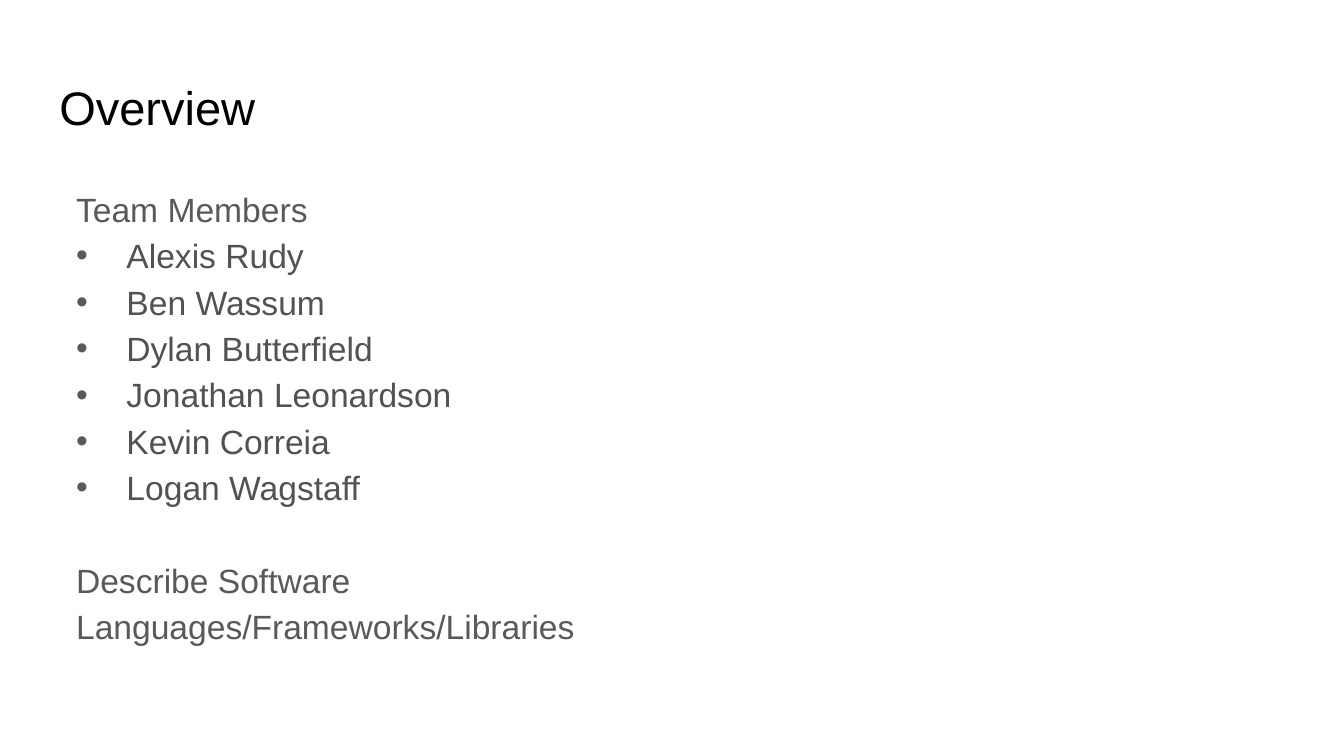
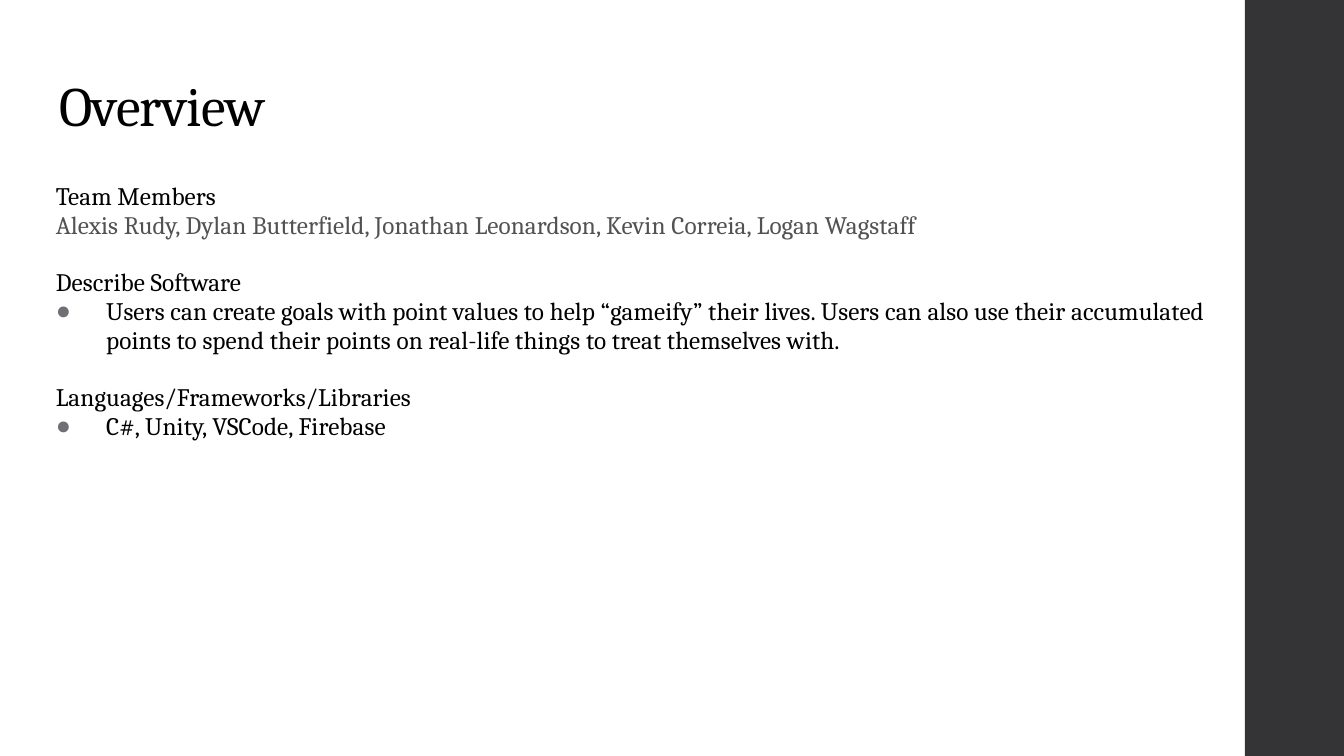
Before and after one commit to dbout01/cse310, a slide deck: slide 2 of course-conclusion/team_demo.pptx. Drawn at 1344x756 pixels with LibreOffice and Linux fonts; fonts in the diff are those of the drawing. Boxes give left, top, right and bottom in pixels: in the first picture for what was removed or moved away, otherwise in the second. Text is boxed around its words. In the diff, an @@ line names an element or a change of style, - is before the commit and + after.

```diff
--- a/course-conclusion/team_demo.pptx
+++ b/course-conclusion/team_demo.pptx
@@ rectangle added at [1245,0,1344,755], fill #353537 @@
@@ title "Overview" at [59,88,265,127]: size 25.2 to 29.7 pt, font Arial to Cambria, letter spacing 0 to -0.4 pt; line spacing 1 to 0.9 @@
@@ text "Team Members": place and size @@
-text "Team Members" at [76,197,574,645]
+text "Team Members" at [56,187,1204,441]
@@ text at [56,187,411,412]: size 18 to 13.5 pt, font Arial to Cambria, text colour #595959 to #000000, letter spacing 0 to 0.1 pt in "Team Members", "Describe Software", "Languages/Frameworks/Libraries"; line spacing 1.15 to 0.95 @@
@@ text at [56,216,916,240]: text changed; size 18 to 13.5 pt; font Arial to Cambria @@
-• Alexis Rudy
-• Ben Wassum
-• Dylan Butterfield
-• Jonathan Leonardson
-• Kevin Correia
-• Logan Wagstaff
+Alexis Rudy, Dylan Butterfield, Jonathan Leonardson, Kevin Correia, Logan Wagstaff
@@ text at [106,302,1204,355]: paragraph added @@
+● Users can create goals with point values to help “gameify” their lives. Users can also use their accumulated points to spend their points on real-life things to treat themselves with.
@@ text at [106,417,386,441]: paragraph added @@
+● C#, Unity, VSCode, Firebase
```
Also in this commit, not shown: 4 other slides changed, 1 slide added, 1 slide removed, 2 other files.
